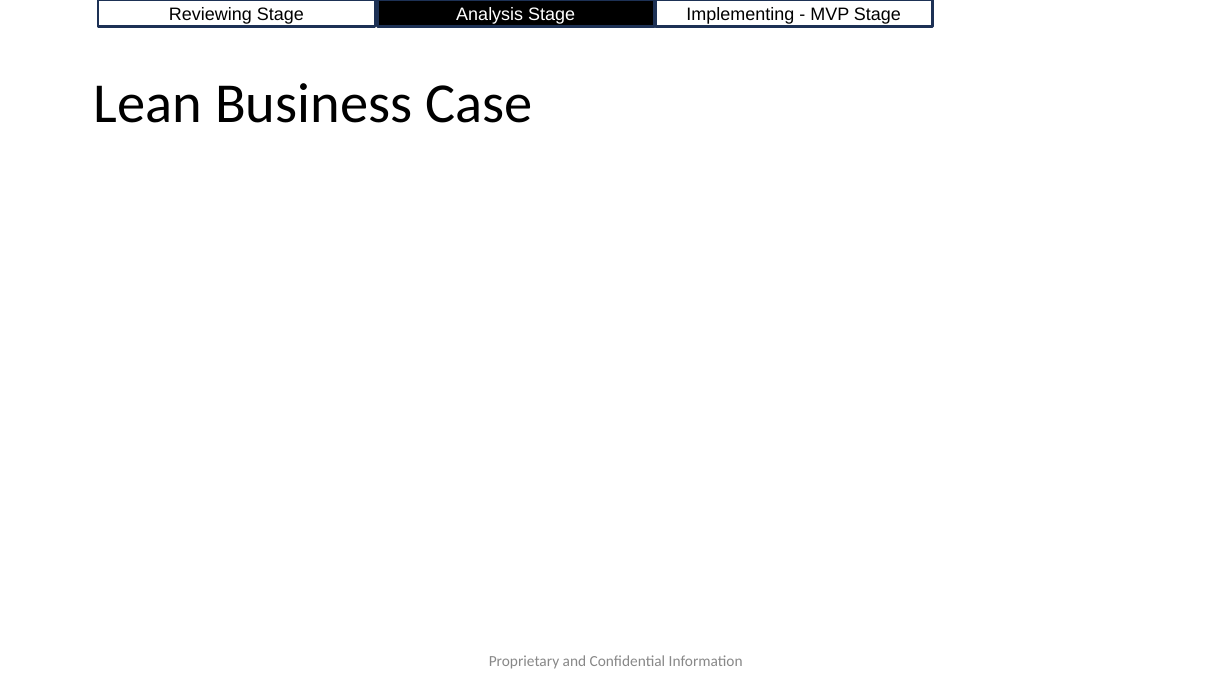
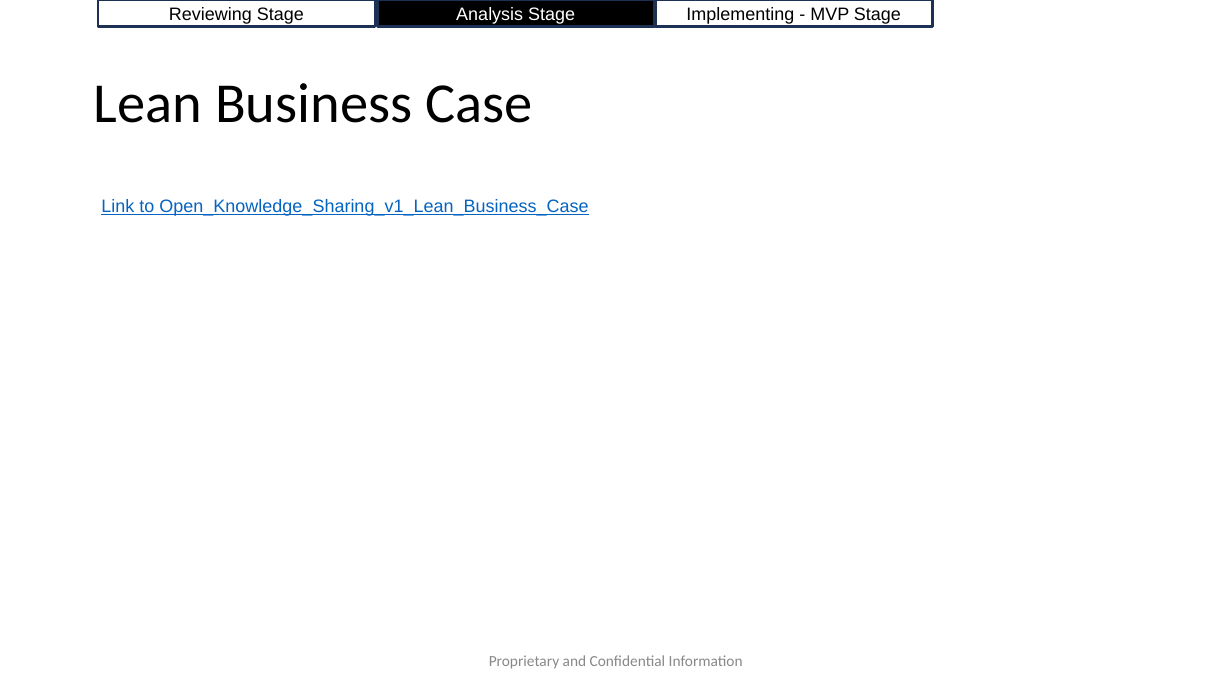
Before and after one commit to AccelRR8-Consortium-NonProfit/Management-Public, a slide deck: slide 8 of docs/2_Value_Creation/2a_Product/Open_Knowledge_Sharing/Open_Knowledge_Sharing_v1_Deliverables_Overview.pptx. Drawn at 1232x693 pixels with LibreOffice and Linux fonts; fonts in the diff are those of the drawing; background and template pictures are left out. Boxes give left, top, right and bottom in pixels: in the first picture for what was removed or moved away, otherwise in the second. Text is boxed around its words. In the diff, an @@ line names an element or a change of style, - is before the commit and + after.

Commit message:
Updated Open Knowledge Sharing Deliverables Overview

```diff
--- a/docs/2_Value_Creation/2a_Product/Open_Knowledge_Sharing/Open_Knowledge_Sharing_v1_Deliverables_Overview.pptx
+++ b/docs/2_Value_Creation/2a_Product/Open_Knowledge_Sharing/Open_Knowledge_Sharing_v1_Deliverables_Overview.pptx
@@ text added at <box>101,199,588,216</box>, 14 pt, text #0563C1, underline @@
+Link to Open_Knowledge_Sharing_v1_Lean_Business_Case
```
Also in this commit, not shown: 1 other slide changed, 2 other files.
